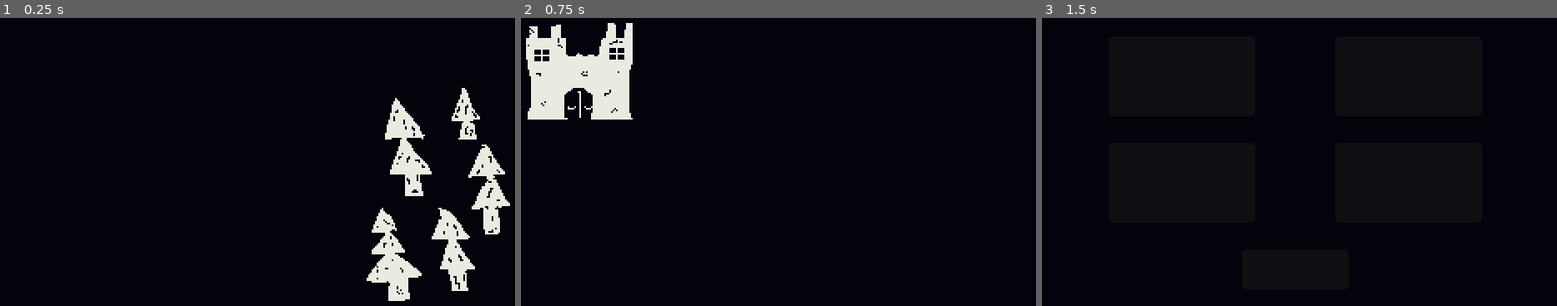
Above: before the commit, frames 1-3 (left to right).
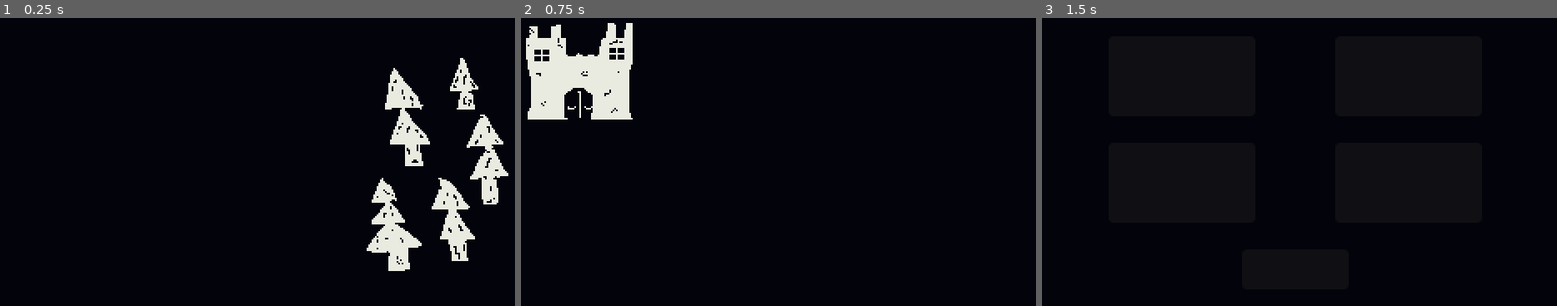
Above: after the commit, the same moments.

Repository: SilentSleeper/GMTK
Game: Godot game, scene res://Scenes/world_map.tscn
Two runs of this game, one before a commit and one after it. Both use one fixed random seed, a clock stepped at 60 frames per second and the inputs below.
Inputs (mouse positions are in pixels of both pictures, inside the frame that each line leads up to):
- Up to frame 1 (0.25 s): no input
- Up to frame 2 (0.75 s): tap Enter at 0.5 s; move the mouse to (958, 196) at 0.52 s; click (958, 196) at 0.67 s
- Up to frame 3 (1.5 s): tap Space at 1.25 s; move the mouse to (1098, 72) at 1.27 s; click (1098, 72) at 1.42 s

The runs differ from the first frame. In frame 1, 6.2% of the frame differs, in the area x 71-100%, y 13-99%; in frame 2, nothing differs; in frame 3, nothing differs.

Commit message:
Text boxes move out of the way of the mouse cursor, and hide themselves as needed

Diff:
--- a/Scenes/Location_Clickable.tscn
+++ b/Scenes/Location_Clickable.tscn
@@ -1,6 +1,7 @@
-[gd_scene load_steps=5 format=3 uid="uid://c27aw3b70omj3"]
+[gd_scene load_steps=6 format=3 uid="uid://c27aw3b70omj3"]
 
 [ext_resource type="Script" uid="uid://do8ef6tvqgrcj" path="res://Scripts/location_clickable.gd" id="1_uee5o"]
+[ext_resource type="PackedScene" uid="uid://bnds07vngyg4e" path="res://Scenes/text_box.tscn" id="2_22f0b"]
 
 [sub_resource type="Animation" id="Animation_8hnfc"]
 length = 0.001
@@ -50,3 +51,5 @@
 libraries = {
 &"": SubResource("AnimationLibrary_5ip0q")
 }
+
+[node name="Text_Box" parent="." instance=ExtResource("2_22f0b")]
--- a/Scenes/world_map.tscn
+++ b/Scenes/world_map.tscn
@@ -11,4 +11,4 @@
 texture = ExtResource("1_rvr0e")
 
 [node name="Forest" parent="." instance=ExtResource("2_b7gke")]
-position = Vector2(276, 110)
+position = Vector2(276, 92)
--- a/Scripts/location_clickable.gd
+++ b/Scripts/location_clickable.gd
@@ -1,17 +1,22 @@
 extends Area2D
-@onready var animation_player: AnimationPlayer = $AnimationPlayer
+@onready var animationPlayer: AnimationPlayer = $AnimationPlayer
+@onready var textBox: CanvasLayer = $Text_Box
 @export_file("*.tscn") var targetScene = "<Select target>"
+var cursorLocation = "down" # bottom quarter of the screen or not
 
 func _ready() -> void:
 	mouse_entered.connect(_on_mouse_entered)
 	mouse_exited.connect(_on_mouse_exited)
 	input_event.connect(_input_event)
+	textBox.hide()
 
 func _on_mouse_entered():
-	animation_player.play("scaleAnim")
+	animationPlayer.play("scaleAnim")
+	textBox.show()
 
 func _on_mouse_exited():
-	animation_player.play_backwards("scaleAnim")
+	animationPlayer.play_backwards("scaleAnim")
+	textBox.hide()
 
 func change_scene(target: String, viewport: Node):
 	viewport.get_tree().change_scene_to_file(target)
@@ -21,3 +26,14 @@
 		match event.button_index:
 			MOUSE_BUTTON_LEFT:
 				change_scene(targetScene, viewport)
+
+func _process(delta: float) -> void:
+	var screenQuarter = get_viewport().get_visible_rect().size.y / 4
+	var mousePos = get_global_mouse_position()
+
+	if(mousePos.y < screenQuarter and cursorLocation == "up"):
+		textBox.transform.origin = Vector2(0, -5)
+		cursorLocation = "down"
+	elif(mousePos.y >= 3 * screenQuarter and cursorLocation == "down"):
+		textBox.transform.origin = Vector2(0, -150)
+		cursorLocation = "up"
